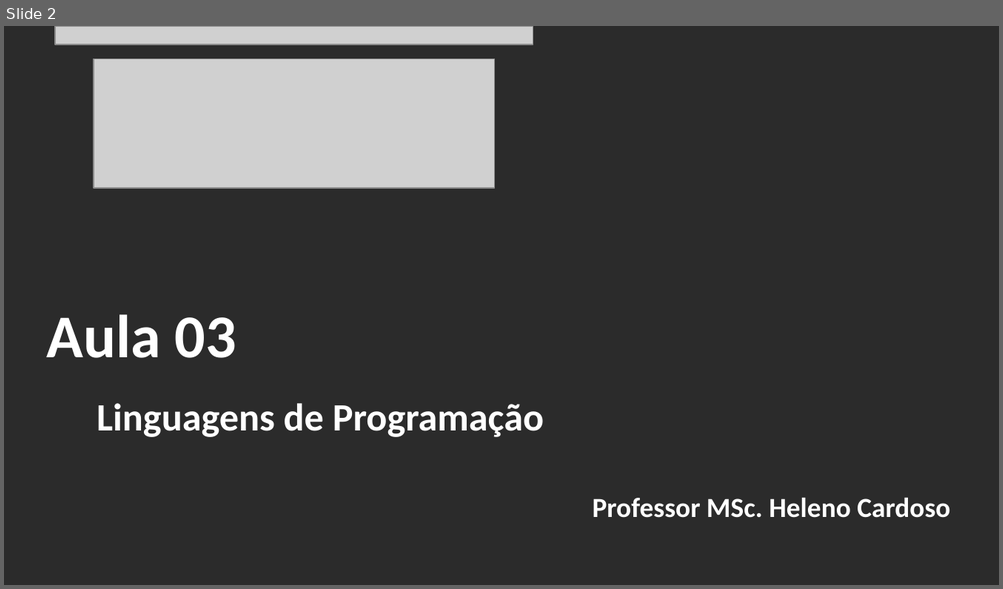
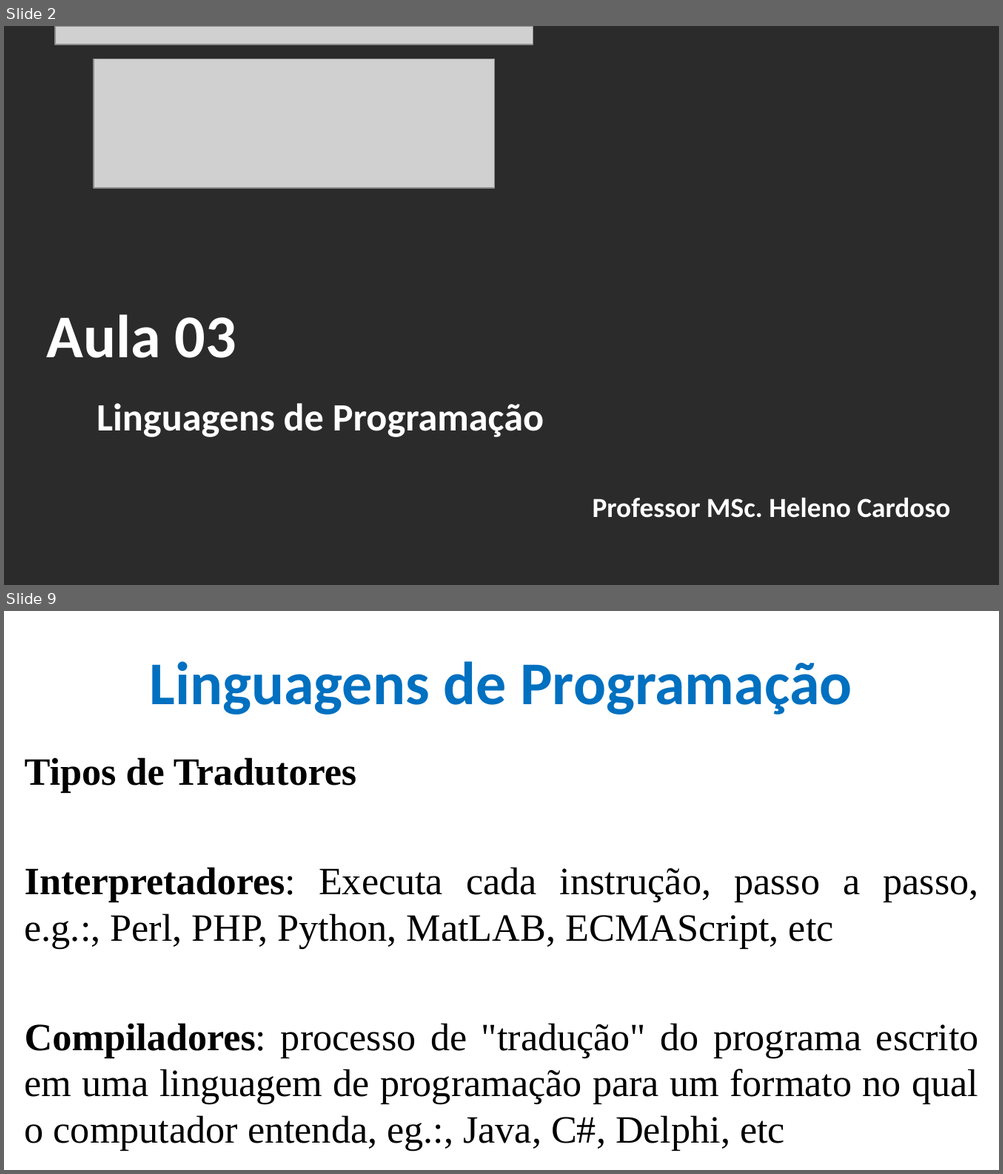
Before and after one commit to CloudEducationBrazil/WydenTeoriaCompiladores, a slide deck: 01 Classes/Aula 03 Teoria de Compiladores - Linguagens de programação.pptx. Shown one above the other, each under a label of ours: slide 2 before the commit, slides 2 and 9 after it; the slides between them are not shown. The pictures are 1003x589 and 1003x1174 pixels, drawn with LibreOffice and Linux fonts; fonts in the diff are those of the drawing; grey boxes stand for pictures; background and template pictures are left out; a plain dark background stands for a picture behind light text. Boxes give left, top, right and bottom in pixels: in the first picture for what was removed or moved away, otherwise in the second. Text is boxed around its words. In the diff, an @@ line names an element or a change of style, - is before the commit and + after.

Commit message:
Aula 03 Teoria de compiladores 21092022

```diff
--- a/01 Classes/Aula 03 Teoria de Compiladores - Linguagens de programação.pptx
+++ b/01 Classes/Aula 03 Teoria de Compiladores - Linguagens de programação.pptx
@@ slide 9 added at (4,611,999,1170), background picture (left out) @@
@@ title added at (149,661,852,715), 44 pt, text #0070C0, bold @@
+Linguagens de Programação
@@ text added at (25,758,979,1151), 28 pt, text #000000 @@
+Tipos de Tradutores
+Interpretadores: Executa cada instrução, passo a passo, e.g.:, Perl, PHP, Python, MatLAB, ECMAScript, etc
+Compiladores: processo de "tradução" do programa escrito em uma linguagem de programação para um formato no qual o computador entenda, eg.:, Java, C#, Delphi, etc
```
Also in this commit, not shown: 6 slides changed, 13 other slides added.
